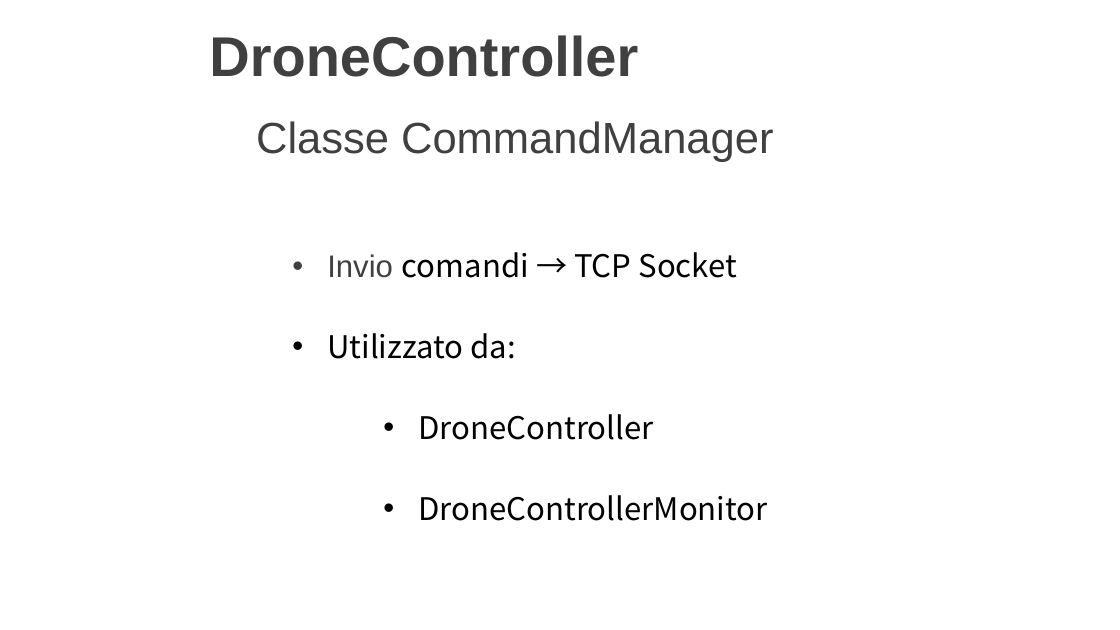
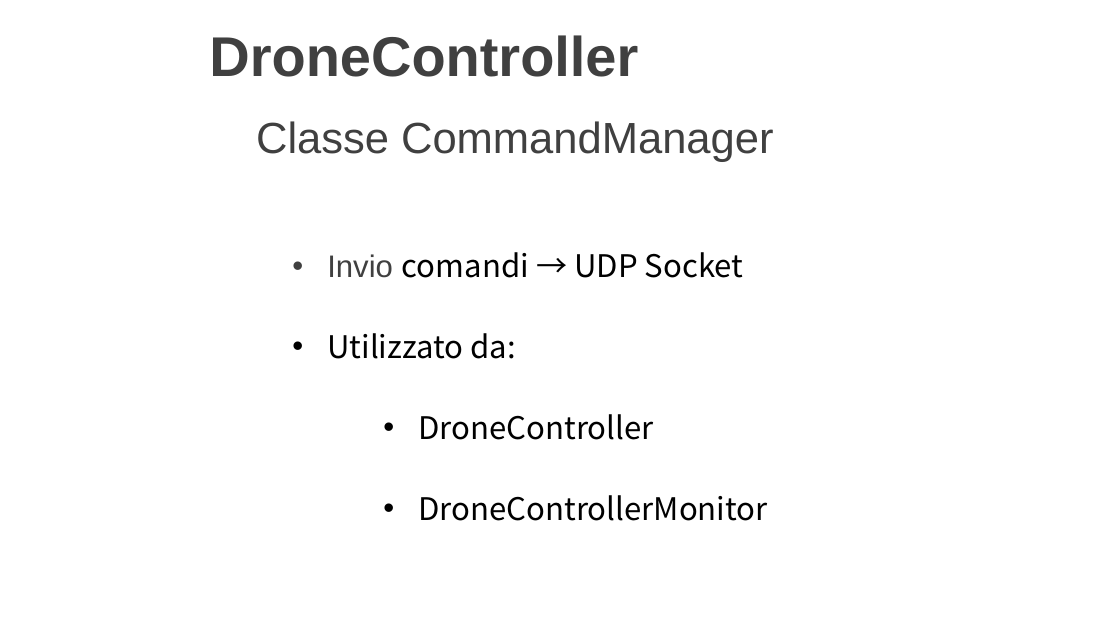
Before and after one commit to LuMug/DroneControlSystem, a slide deck: slide 26 of docs/Presentazione.pptx (slide 27 before the commit). Drawn at 1120x630 pixels with LibreOffice and Linux fonts; fonts in the diff are those of the drawing; background and template pictures are left out. Boxes give left, top, right and bottom in pixels: in the first picture for what was removed or moved away, otherwise in the second. Text is boxed around its words. In the diff, an @@ line names an element or a change of style, - is before the commit and + after.

```diff
--- a/docs/Presentazione.pptx
+++ b/docs/Presentazione.pptx
@@ text at (x1=327, y1=252, x2=744, y2=278): text changed @@
-• Invio comandi → TCP Socket
+• Invio comandi → UDP Socket
```
Also in this commit, not shown: 10 other slides changed, 3 slides added.
